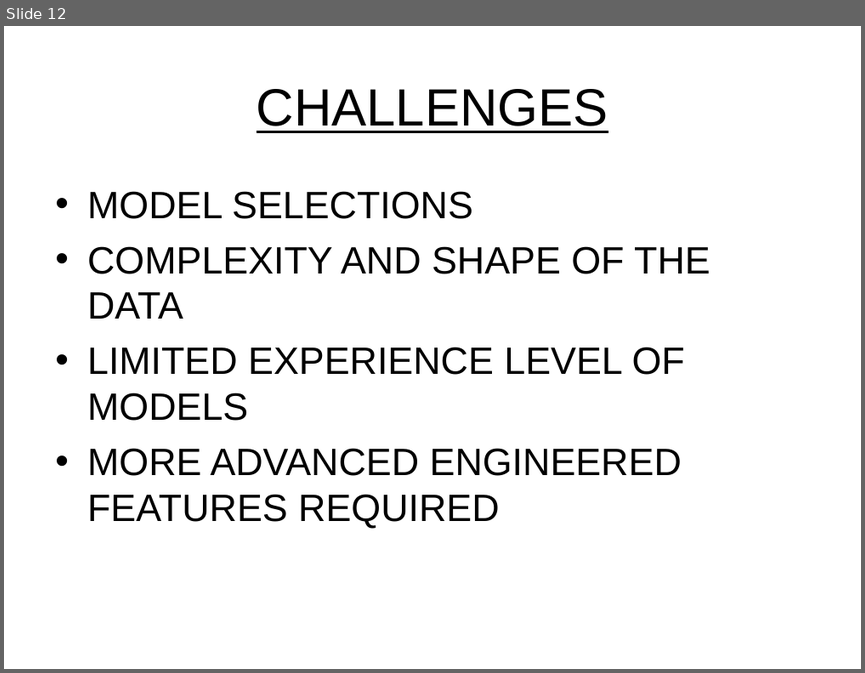
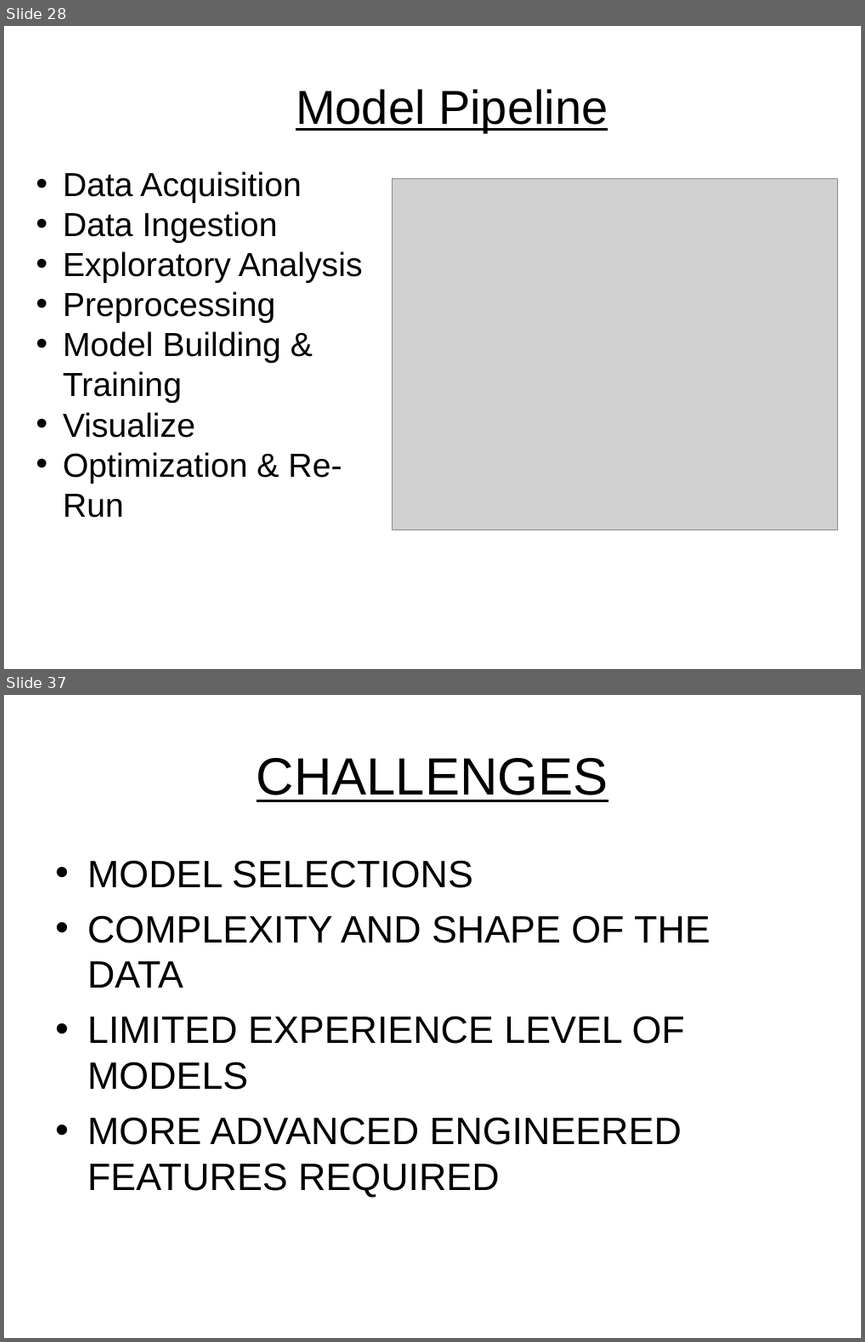
Before and after one commit to dadario10/Data_Modeling_Project, a slide deck: PowerPoint/Project 4 - SM Prediction.ppt. Shown one above the other, each under a label of ours: slide 12 before the commit, slides 28 and 37 after it; the slides between them are not shown. The pictures are 865x673 and 865x1342 pixels, drawn with LibreOffice and Linux fonts; fonts in the diff are those of the drawing; grey boxes stand for pictures; background and template pictures are left out. Boxes give left, top, right and bottom in pixels: in the first picture for what was removed or moved away, otherwise in the second. Text is boxed around its words. In the diff, an @@ line names an element or a change of style, - is before the commit and + after.

```diff
--- a/PowerPoint/Project 4 - SM Prediction.ppt
+++ b/PowerPoint/Project 4 - SM Prediction.ppt
@@ slide 28 added at (x1=4, y1=26, x2=861, y2=669), background picture (left out) @@
@@ title added at (x1=296, y1=89, x2=608, y2=132), 40 pt, text #000000, underline @@
+Model Pipeline
@@ text added at (x1=63, y1=171, x2=363, y2=517), 28 pt, text #000000 @@
+• Data Acquisition
+• Data Ingestion
+• Exploratory Analysis
+• Preprocessing
+• Model Building & Training
+• Visualize
+• Optimization & Re-Run
@@ picture added at (x1=392, y1=178, x2=838, y2=530) @@
@@ what was slide 12 is now slide 37 @@
```
Also in this commit, not shown: 4 slides changed, 26 other slides added, 2 slides removed.
